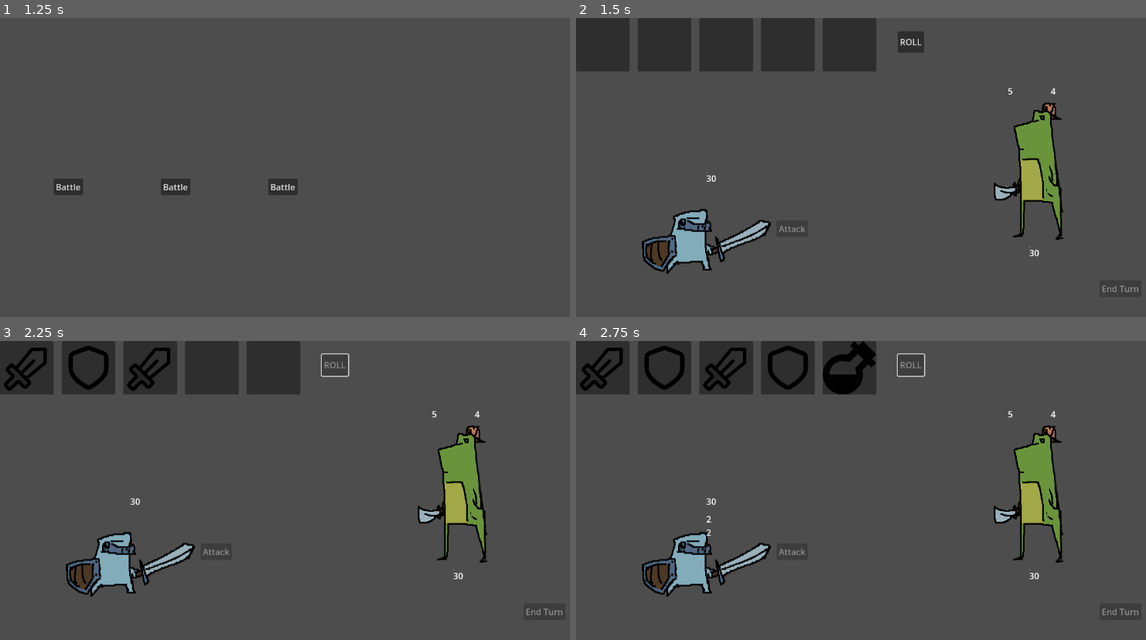
Above: before the commit, frames 1-4 (two rows, left to right).
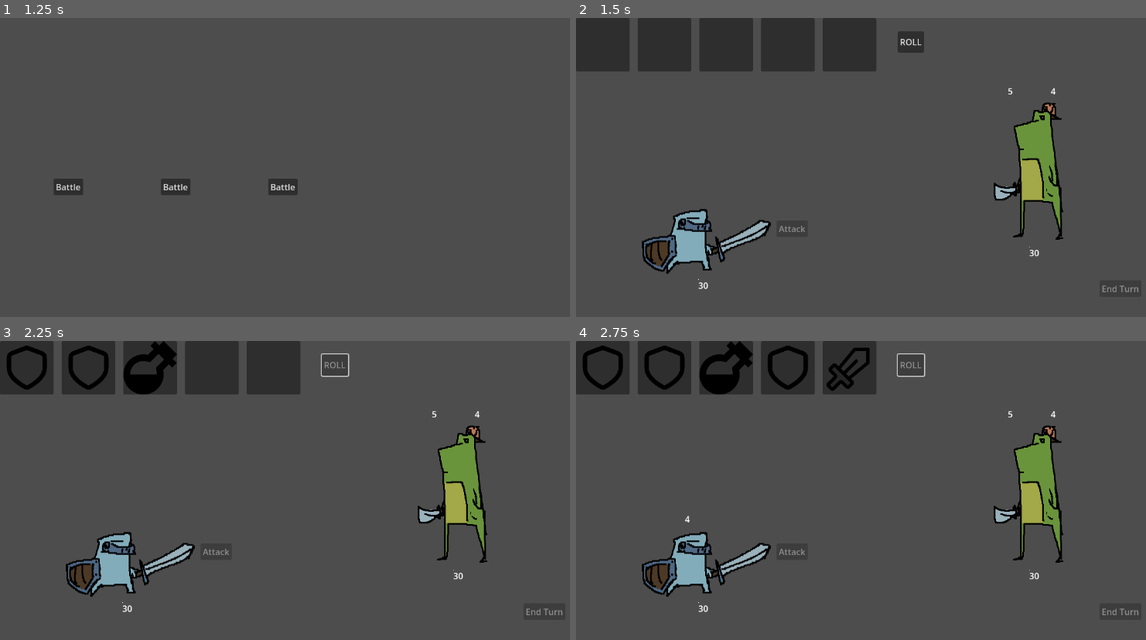
Above: after the commit, the same moments.

Repository: peteler/SlotRoguelike
Game: Godot game, scene res://scenes/main_menu.tscn
Two runs of this game, one before a commit and one after it. Both use one fixed random seed, a clock stepped at 60 frames per second and the inputs below. The engine's default icon, where the game draws it, is replaced by a stand-in: a white triangle on a blue panel in a dark square.
Inputs:
- Up to frame 1 (1.25 s): click "Start Game" at 0.5 s
- Up to frame 2 (1.5 s): click "Battle" at 1.25 s
- Up to frame 3 (2.25 s): click "ROLL" at 2 s
- Up to frame 4 (2.75 s): no input

Frame 1 is identical in both runs. In frame 2, less than 0.1% of the frame differs, in the area x 21-25%, y 51-91%; in frame 3, 1.1%; in frame 4, 1.8%, in the area x 0-53%, y 0-91%.

Commit message:
refactored player_class, and character spawn, added testing class.

Diff:
--- a/autoload/game_controller.gd
+++ b/autoload/game_controller.gd
@@ -8,6 +8,9 @@
 const MAIN_MENU_SCENE = "res://scenes/main_menu.tscn"
 const VICTORY_SCREEN_SCENE = "res://scenes/battle/victory_screen.tscn"
 const DEFEAT_SCREEN_SCENE = "res://scenes/battle/defeat_screen.tscn"
+
+## Class paths
+var test_class: PlayerClassData = load("res://resources/player/player_classes/test_player_class.tres")
 
 ## Player reference: DATA PERSISTS! SCENES GET DESTROYED, that's why playerdata and not playercharacter
 var player_data: PlayerData
@@ -38,9 +41,10 @@
 
 func start_new_game():
 	"""Initialize new game and go to map"""
-	# Create fresh player data
-	player_data = PlayerData.new()
-	player_data.init_player_symbols_for_testing()
+	# Create fresh player data from class
+	if test_class:
+		player_data = test_class.create_starting_player_data()
+
 
 	# Go to map
 	change_scene_to(MAP_SCENE)
--- a/resources/characters/character_data.gd
+++ b/resources/characters/character_data.gd
@@ -1,4 +1,4 @@
-# CharacterData.gd - Resource for character configuration
+# CharacterData.gd - Resource that all spawnable entities should inherit from
 @tool
 class_name CharacterData
 extends Resource
--- a/resources/enemies/EnemyDataResources/bad_frog.tres
+++ b/resources/enemies/EnemyDataResources/bad_frog.tres
@@ -20,21 +20,21 @@
 max_health = 30
 base_attack = 5
 base_block = 4
-collision_offset = null
-collision_scale = null
-auto_fit_collision = null
+collision_offset = Vector2(0, 0)
+collision_scale = Vector2(1, 1)
+auto_fit_collision = true
 stats_ui_offset = Vector2(0, 0)
-stats_ui_anchor = null
-stats_ui_scale = null
+stats_ui_anchor = "top_center"
+stats_ui_scale = Vector2(1, 1)
 health_bar_local_offset = Vector2(0, 210)
 attack_display_local_offset = Vector2(-40, -100)
 block_display_local_offset = Vector2(40, -100)
 enable_auto_placement = true
-ui_padding = null
-large_sprite_threshold = null
-small_sprite_threshold = null
-large_sprite_stats_offset = null
-large_sprite_collision_scale = null
-small_sprite_stats_offset = null
-small_sprite_collision_scale = null
+ui_padding = 15.0
+large_sprite_threshold = 100.0
+small_sprite_threshold = 50.0
+large_sprite_stats_offset = Vector2(0, -70)
+large_sprite_collision_scale = Vector2(1.2, 1.2)
+small_sprite_stats_offset = Vector2(0, -30)
+small_sprite_collision_scale = Vector2(0.8, 0.8)
 metadata/_custom_type_script = "uid://d2qm6v54ljiyl"
--- a/resources/enemies/enemy_data.gd
+++ b/resources/enemies/enemy_data.gd
@@ -1,4 +1,5 @@
 # EnemyData.gd - A resource for defining enemy-specific data
+@tool
 class_name EnemyData
 extends CharacterData
 
--- a/resources/player/player_class_data.gd
+++ b/resources/player/player_class_data.gd
@@ -1,20 +1,14 @@
-# PlayerClassData.gd - Static class definitions
+# PlayerClassData.gd - Static, unchanging player class definition
+# A factory for creating a fresh "character sheet" [player_data] at the start of a run.
 @tool
 class_name PlayerClassData
 extends CharacterData
 
-## Class Identity
-@export var class_id: String = "class id"
-@export var class_description: String = "class description"
-@export var class_icon: Texture2D
-
 ## Starting Resources
-@export_group("Starting Resources")
-@export var starting_symbol_pool: Dictionary = {
-	# Example: preload("res://symbols/sword.tres"): 5
-}
-@export var starting_mana: int = 3
-@export var starting_gold: int = 0
+@export_group("Starting Resources & Stats")
+@export var symbol_pool: SymbolPool
+@export var mana: int = 3
+@export var gold: int = 0
 
 ## Class-specific Mechanics
 @export_group("Class Features")
@@ -29,25 +23,21 @@
 # Helper function to create starting PlayerData for this class
 func create_starting_player_data() -> PlayerData:
 	"""Create a new PlayerData with this class's starting values"""
-	var player_data = PlayerData.new()
+	var new_player_data = PlayerData.new()
 
 	# Copy class data to player data
-	player_data.class_data = self
-	player_data.character_name = class_id
-	player_data.sprite = sprite
-	player_data.max_health = max_health
-	player_data.current_health = max_health
-	player_data.base_attack = base_attack
-	player_data.base_block = base_block
+	new_player_data.class_data = self
+	new_player_data.max_health = max_health
+	new_player_data.current_health = max_health
+	new_player_data.base_attack = base_attack
+	new_player_data.base_block = base_block
 
 	# Set starting resources
-	player_data.current_symbol_pool = starting_symbol_pool.duplicate(true)
-	player_data.current_mana = starting_mana
-	player_data.max_mana = max_mana
-	player_data.mana_per_turn = mana_per_turn
-	player_data.gold = starting_gold
+	new_player_data.symbol_pool = symbol_pool.duplicate(true)
+	new_player_data.current_mana = mana
+	new_player_data.max_mana = max_mana
+	new_player_data.mana_per_turn = mana_per_turn
+	new_player_data.gold = gold
 
-	# Copy arrays
-	player_data.spells = special_abilities.duplicate()
 
-	return player_data
+	return new_player_data
--- /dev/null
+++ b/resources/player/player_classes/test_class_symbol_pool.tres
@@ -0,0 +1,17 @@
+[gd_resource type="Resource" script_class="SymbolPool" load_steps=6 format=3 uid="uid://dkhuarj60r2hp"]
+
+[ext_resource type="Script" uid="uid://bu7q30yiokipy" path="res://scenes/battle/SlotMachine/symbol_pool.gd" id="1_t3agp"]
+[ext_resource type="Resource" uid="uid://bouyqgd5u7ow6" path="res://resources/symbols/heart.tres" id="1_trpc3"]
+[ext_resource type="Resource" uid="uid://xmnlr1co0kha" path="res://resources/symbols/mana_potion.tres" id="2_i5c1y"]
+[ext_resource type="Resource" uid="uid://ca3wcqralj3nx" path="res://resources/symbols/shield.tres" id="3_v42ba"]
+[ext_resource type="Resource" uid="uid://cqpdnrh8ansa6" path="res://resources/symbols/sword.tres" id="4_e5a1o"]
+
+[resource]
+script = ExtResource("1_t3agp")
+available_symbols = {
+ExtResource("1_trpc3"): 1,
+ExtResource("2_i5c1y"): 2,
+ExtResource("3_v42ba"): 5,
+ExtResource("4_e5a1o"): 5
+}
+metadata/_custom_type_script = "uid://bu7q30yiokipy"
--- /dev/null
+++ b/resources/player/player_classes/test_player_class.tres
@@ -0,0 +1,40 @@
+[gd_resource type="Resource" script_class="PlayerClassData" load_steps=6 format=3 uid="uid://cc88ufi7y3h1c"]
+
+[ext_resource type="Script" uid="uid://dwxqiops6h6f5" path="res://resources/symbols/scripts/symbol_data.gd" id="1_gml3a"]
+[ext_resource type="Script" uid="uid://ctfn7l7j5y8ja" path="res://resources/player/player_class_data.gd" id="2_lioom"]
+[ext_resource type="Script" uid="uid://4r47thkv03ex" path="res://resources/spells/spell.gd" id="3_48xu3"]
+[ext_resource type="Texture2D" uid="uid://df4g1o71vmqrl" path="res://assets/Knight.png" id="5_8vvn5"]
+[ext_resource type="Resource" uid="uid://dkhuarj60r2hp" path="res://resources/player/player_classes/test_class_symbol_pool.tres" id="5_w27s4"]
+
+[resource]
+script = ExtResource("2_lioom")
+symbol_pool = ExtResource("5_w27s4")
+mana = null
+gold = null
+mana_per_turn = 1
+max_mana = 10
+special_abilities = Array[ExtResource("3_48xu3")]([])
+class_symbol_types = Array[ExtResource("1_gml3a")]([])
+character_name = "character"
+sprite = ExtResource("5_8vvn5")
+max_health = 30
+base_attack = 5
+base_block = 0
+collision_offset = Vector2(0, 0)
+collision_scale = Vector2(1, 1)
+auto_fit_collision = true
+stats_ui_offset = Vector2(0, -50)
+stats_ui_anchor = "top_center"
+stats_ui_scale = Vector2(1, 1)
+health_bar_local_offset = Vector2(-15, 200)
+attack_display_local_offset = Vector2(30, 25)
+block_display_local_offset = Vector2(-40, 25)
+enable_auto_placement = true
+ui_padding = 15.0
+large_sprite_threshold = 100.0
+small_sprite_threshold = 50.0
+large_sprite_stats_offset = Vector2(0, -70)
+large_sprite_collision_scale = Vector2(1.2, 1.2)
+small_sprite_stats_offset = Vector2(0, -30)
+small_sprite_collision_scale = Vector2(0.8, 0.8)
+metadata/_custom_type_script = "uid://ctfn7l7j5y8ja"
--- a/resources/player/player_data.gd
+++ b/resources/player/player_data.gd
@@ -1,12 +1,17 @@
 # PlayerData.gd - Dynamic player save data that persists between different scene roots
 @tool
 class_name PlayerData
-extends CharacterData
+extends Resource
 
 ## Core Identity
 @export var class_data: PlayerClassData  # Reference to the class this character is
-@export var player_level: int = 1
-@export var experience: int = 0
+var character_name = class_data.character_name if class_data else null
+
+## Core Stats (these change during a run)
+@export var max_health: int = 30
+@export var current_health: int = 30
+@export var base_attack: int = 5
+@export var base_block: int = 0
 
 ## Current Resources (these change during gameplay)
 @export_group("Current Resources")
@@ -15,10 +20,8 @@
 @export var current_mana: int = 3
 @export var max_mana: int = 10
 @export var mana_per_turn: int = 1 # mana restored per turn
-@export var gold: int = 100
+@export var gold: int = 0
 
-## Health Management (extends CharacterData)
-@export var current_health: int = 30
 
 ## Collections (grow during gameplay)
 @export_group("Collections")
@@ -32,22 +35,6 @@
 @export_group("Progress")
 @export var current_path: Array[String] = []  # Track which encounters were chosen
 @export var special_events_visited: Array[String] = [] # no duplicate events during runs
-
-# Initialize with starting symbols
-# TODO: symbol pool should be loaded from player_class_data
-func init_player_symbols_for_testing():
-	if not symbol_pool:
-		symbol_pool = SymbolPool.new()
-		# Add starting symbols
-		var sword_symbol = preload("res://resources/symbols/sword.tres")
-		var shield_symbol = preload("res://resources/symbols/shield.tres")
-		var heart_symbol = preload("res://resources/symbols/heart.tres")
-		var mana_symbol = preload("res://resources/symbols/mana_potion.tres")
-
-		symbol_pool.add_symbol(sword_symbol, 5)
-		symbol_pool.add_symbol(shield_symbol, 5)
-		symbol_pool.add_symbol(heart_symbol, 1)
-		symbol_pool.add_symbol(mana_symbol, 2)
 
 ##TODO: MAYBE THESE ARE GOOD WHEN SYMBOL EFFECTS ARE ACTUALLY ADDED, SOLVE SYMBOL SYSTEM FIRST !
 # Helper functions for resource management
@@ -75,6 +62,7 @@
 func get_symbol_pool() -> SymbolPool:
 	"""Get the player's symbol pool"""
 	return symbol_pool
+
 func can_afford(cost: int) -> bool:
 	"""Check if player can afford something"""
 	return gold >= cost
--- a/scenes/Characters/character.gd
+++ b/scenes/Characters/character.gd
@@ -31,13 +31,12 @@
 	# already connected to player_characteR?
 	self.input_event.connect(_on_input_event)
 
-
 # --- Stats & UI initialization from character_data ---
-
-func initialize_character(character_data: CharacterData):
-	"""Initialize character stats from CharacterData resource"""
+## INPUT: character_data OR player_data
+## [difference is character_data is a static resource and player_data is a dynamic resource]
+func initialize_character_stats(character_data):
 	if not character_data:
-		push_error("character has no CharacterData assigned!")
+		push_error("character has no CharacterData/PlayerData assigned!")
 		return
 
 	# init stats
@@ -47,12 +46,14 @@
 	attack = character_data.base_attack
 	print("finished setting up stats for: ", character_data.character_name)
 
+func initialize_character_ui(character_data: CharacterData):
 	# Set sprite if available
 	if sprite and character_data.sprite:
 		sprite.texture = character_data.sprite
 
 	# Apply CollisionShape and Stats UI configuration
 	apply_ui_placement(character_data)
+	print("called apply_ui_placement, attack display local offset: ", character_data.attack_display_local_offset)
 
 func apply_ui_placement(character_data: CharacterData):
 	"""
@@ -114,6 +115,7 @@
 	# Find attack display component
 	var attack_display = stats_ui.get_node_or_null("AttackDisplay")
 	if attack_display:
+		print("attack_display present")
 		attack_display.position = character_data.attack_display_local_offset
 
 	# Find block display component
--- a/scenes/Characters/enemy.gd
+++ b/scenes/Characters/enemy.gd
@@ -24,7 +24,8 @@
 func initialize_from_enemy_data(data: EnemyData):
 	"""Initialize enemy specific features from EnemyData resource"""
 	# init base character data, stats, ui, etc.
-	initialize_character(data)
+	initialize_character_stats(data)
+	initialize_character_ui(data)
 
 	# Initialize specific enemy data
 	for action in enemy_data.possible_actions:
@@ -193,8 +194,6 @@
 	var player = get_tree().get_first_node_in_group("player_character")
 	if player and current_intent.damage_amount > 0:
 		player.take_basic_attack_damage(current_intent.damage_amount)
-		# Add animation delay
-		await get_tree().create_timer(0.3).timeout
 
 func execute_defend_action():
 	"""Gain block"""
--- a/scenes/Characters/player_character.gd
+++ b/scenes/Characters/player_character.gd
@@ -10,6 +10,9 @@
 
 ## Player character data resource
 @export var player_data: PlayerData
+
+## battle manager helper fields [should eventually be changed into a function if mechanic will be updated]
+var can_attack: bool = false
 
 func _ready():
 	super._ready()  # Call Character._ready()
@@ -25,10 +28,18 @@
 
 func initialize_from_player_data(data: PlayerData):
 	"""Initialize player character from PlayerData resource"""
-	player_data = data
+	if not data:
+		push_error("PlayerCharacter requires valid PlayerData to initialize!")
+		return
+
+	self.player_data = data
 
 	# Initialize base character stats
-	initialize_character(data)
+	initialize_character_stats(data)
+	print("called initialize_character_stats on: ", self)
+
+	initialize_character_ui(player_data.class_data)
+	print("called initialize_character_ui on: ", self)
 
 	# Set player-specific stats
 	mana = data.current_mana
@@ -58,6 +69,9 @@
 		return true
 	return false
 
+func calc_and_return_basic_attack_damage() -> int:
+	return attack
+
 ## Override take_basic_attack_damage to add player-specific effects
 func take_basic_attack_damage(amount: int):
 	super.take_basic_attack_damage(amount)
--- a/scenes/battle/SlotMachine/symbol_pool.gd
+++ b/scenes/battle/SlotMachine/symbol_pool.gd
@@ -1,4 +1,5 @@
 # SymbolPool.gd - Dynamic symbol pool resource
+@tool
 class_name SymbolPool
 extends Resource
 
--- a/scenes/battle/battle_manager.gd
+++ b/scenes/battle/battle_manager.gd
@@ -49,10 +49,6 @@
 var turn_order: Array[Enemy] = []
 var enemies: Array
 
-# classes [structs]
-class PlayerStatus:
-	var has_attacked: bool = false
-var player_status: PlayerStatus
 # --------------------------------------------------
 
 func _ready():
@@ -80,8 +76,6 @@
 	# Set up the encounter
 	setup_encounter(encounter_data)
 
-	# Initialize other systems
-	player_status = PlayerStatus.new()
 
 	# Connect signals after everything is set up
 	setup_signals()
@@ -156,11 +150,12 @@
 	# Handle based on current targeting mode
 	match current_targeting_mode:
 		TargetingMode.ATTACK:
-			handle_attack_targeting(enemy_node)
-			# Disable attack for this turn
-			player_status.has_attacked = true
+			var damage = player_character.calc_and_return_basic_attack_damage()
+			enemy_node.take_basic_attack_damage(damage)
+			# Disable attack for this turn [ TODO: switch to function for modularity]
+			player_character.can_attack = false
 		TargetingMode.SPELL:
-			handle_spell_targeting(enemy_node)
+			pass
 
 	# Clean up targeting state
 	end_targeting()
@@ -239,7 +234,7 @@
 			# Disable roll, enable actions.
 			if slot_machine:
 				slot_machine.disable_roll()
-			attack_button.disabled = (player_character.attack <= 0) or player_status.has_attacked
+			attack_button.disabled = (player_character.attack <= 0) or (not player_character.can_attack)
 			end_turn_button.disabled = false
 			# spell_panel.show() # for later
 
@@ -289,6 +284,7 @@
 
 	# TODO: Highlight enemies
 
+#TODO: spell system
 func start_spell_targeting(spell: Spell):
 	current_targeting_mode = TargetingMode.SPELL
 	current_spell = spell
@@ -297,27 +293,13 @@
 	# TODO: Highlight valid targets
 
 func init_player_start_of_turn():
-	player_status.has_attacked = false
+	player_character.can_attack = true
 	player_character.attack = 0
 	player_character.block = 0
 
 # TODO: setup enemy intent system
 func init_enemy_start_of_turn():
 	pass
-# --------------------------------------------------
-
-# --- combat helper functions ---
-
-#TODO: REPLACE THese FUNCTIONs TO SOMETHING IN CHARACTER.GD!!
-func handle_attack_targeting(target):
-	# Apply damage
-	var damage = max(0, player_character.attack)
-	target.take_basic_attack_damage(damage)
-
-func handle_spell_targeting(target):
-	if current_spell:
-		current_spell.execute(target)
-		# Deduct mana cost would go here
 # --------------------------------------------------
 
 # --- Player spawn & slot machine setup ---
@@ -378,8 +360,8 @@
 	var spawn_position = get_spawn_position(enemy_spawn)
 	enemy_instance.global_position = spawn_position
 
-	# Apply modifiers
-	apply_spawn_modifiers(enemy_instance, enemy_spawn)
+	#TODO: check if needed... Apply modifiers
+	# apply_spawn_modifiers(enemy_instance, enemy_spawn)
 
 	return enemy_instance
 
@@ -405,20 +387,20 @@
 	"""Fallback position when no spawn point is specified"""
 	return Vector2(600, 300)  # Adjust to your game's layout
 
-func apply_spawn_modifiers(enemy: Enemy, spawn_config: EnemySpawn):
-	"""Apply spawn-specific modifiers to an enemy"""
-	# Apply health modifier
-	if spawn_config.health_multiplier != 1.0:
-		enemy.max_health = int(enemy.max_health * spawn_config.health_multiplier)
-		enemy.current_health = enemy.max_health
-
-	# Apply attack modifier (modify the enemy data's base attack)
-	if spawn_config.attack_multiplier != 1.0 and enemy.enemy_data:
-		enemy.enemy_data.base_attack = int(enemy.enemy_data.base_attack * spawn_config.attack_multiplier)
-
-	# Add extra actions
-	if not spawn_config.give_extra_actions.is_empty():
-		enemy.enemy_data.possible_actions.append_array(spawn_config.give_extra_actions)
+#func apply_spawn_modifiers(enemy: Enemy, spawn_config: EnemySpawn):
+	#"""Apply spawn-specific modifiers to an enemy"""
+	## Apply health modifier
+	#if spawn_config.health_multiplier != 1.0:
+		#enemy.max_health = int(enemy.max_health * spawn_config.health_multiplier)
+		#enemy.current_health = enemy.max_health
+	#
+	## Apply attack modifier (modify the enemy data's base attack)
+	#if spawn_config.attack_multiplier != 1.0 and enemy.enemy_data:
+		#enemy.enemy_data.base_attack = int(enemy.enemy_data.base_attack * spawn_config.attack_multiplier)
+	#
+	## Add extra actions
+	#if not spawn_config.give_extra_actions.is_empty():
+		#enemy.enemy_data.possible_actions.append_array(spawn_config.give_extra_actions)
 # --------------------------------------------------
 
 # --- Enemy Turn Order System ---
@@ -489,7 +471,6 @@
 	print("Battle lose")
 	# Emit defeat signal
 	Global.battle_lose.emit()
-
 # --------------------------------------------------
 
 # --- Utility Functions ---
@@ -499,7 +480,4 @@
 	for enemy in enemies_container.get_children():
 		enemy.queue_free()
 
-func load_encounter(encounter_resource: EncounterData):
-	"""Load a new encounter (useful for transitioning between battles)"""
-	setup_encounter(encounter_resource)
-# --------------------------------------------------
+# --------------------------------------------------
--- a/scenes/battle/defeat_screen.tscn
+++ b/scenes/battle/defeat_screen.tscn
@@ -4,20 +4,28 @@
 
 [node name="DefeatScreen" type="Control"]
 layout_mode = 3
-anchors_preset = 15
-anchor_right = 1.0
-anchor_bottom = 1.0
-grow_horizontal = 2
-grow_vertical = 2
+anchors_preset = 0
 script = ExtResource("1_u8r1t")
 
 [node name="Label" type="Label" parent="."]
 layout_mode = 0
-offset_right = 40.0
-offset_bottom = 23.0
+offset_left = 80.0
+offset_top = 400.0
+offset_right = 138.0
+offset_bottom = 423.0
 text = "DEFEAT"
 
 [node name="MainMenuButton" type="Button" parent="."]
-layout_mode = 0
-offset_right = 8.0
-offset_bottom = 8.0
+layout_mode = 1
+anchors_preset = 8
+anchor_left = 0.5
+anchor_top = 0.5
+anchor_right = 0.5
+anchor_bottom = 0.5
+offset_left = 80.0
+offset_top = 450.0
+offset_right = 176.0
+offset_bottom = 481.0
+grow_horizontal = 2
+grow_vertical = 2
+text = "Main Menu"
--- a/scenes/battle/victory_screen.tscn
+++ b/scenes/battle/victory_screen.tscn
@@ -13,12 +13,16 @@
 
 [node name="Label" type="Label" parent="."]
 layout_mode = 0
-offset_right = 40.0
-offset_bottom = 23.0
+offset_left = 80.0
+offset_top = 400.0
+offset_right = 147.0
+offset_bottom = 423.0
 text = "VICTORY"
 
 [node name="MapButton" type="Button" parent="."]
 layout_mode = 0
-offset_right = 8.0
-offset_bottom = 8.0
+offset_left = 80.0
+offset_top = 450.0
+offset_right = 200.0
+offset_bottom = 481.0
 text = "Return to Map"
